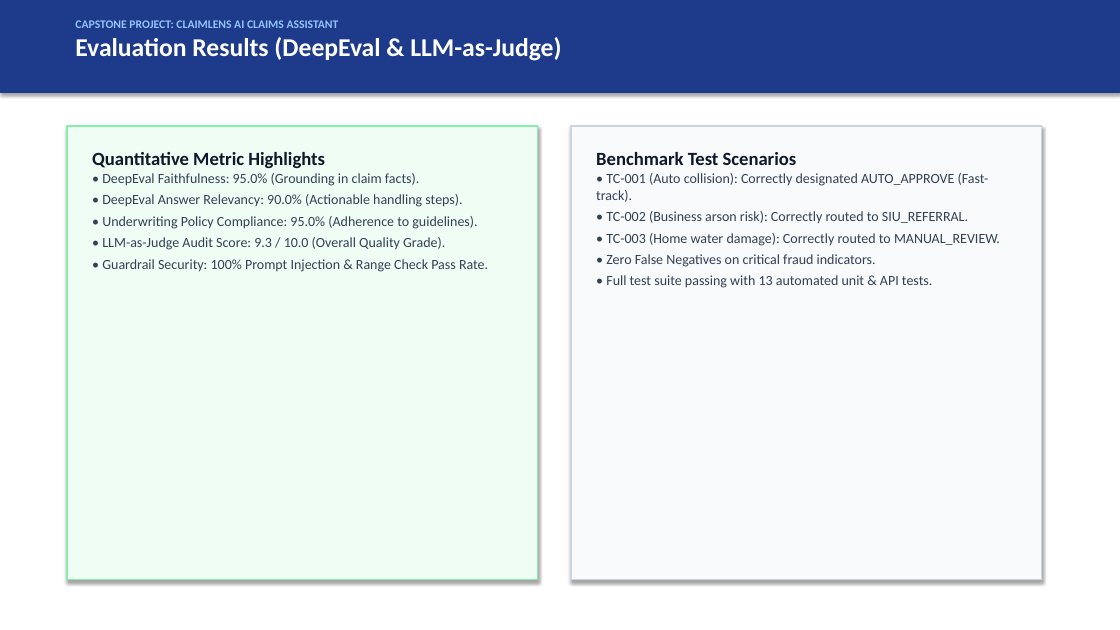
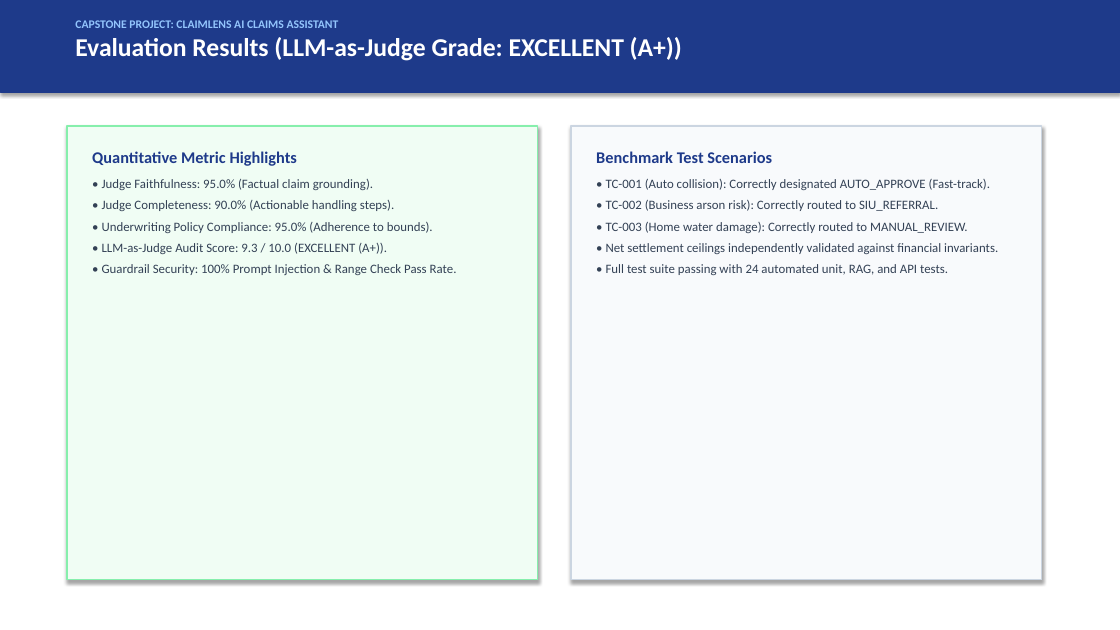
Before and after one commit to Ayushk3001/claimlens, a slide deck: slide 6 of presentation/Project_Presentation.pptx. Drawn at 1120x630 pixels with LibreOffice and Linux fonts; fonts in the diff are those of the drawing. Boxes give left, top, right and bottom in pixels: in the first picture for what was removed or moved away, otherwise in the second. Text is boxed around its words. In the diff, an @@ line names an element or a change of style, - is before the commit and + after.

Commit message:
Fix latency benchmark, synchronize deliverables, and harden evaluation invariants
- Implement ClaimVectorStore.search_by_vector with strict 1536-D array and finite numeric validation
- Decouple isolated vector cosine search from external API embedding latency in benchmark_latency.py
- Enforce universal settlement ceiling and TC-003 loss amount floor across evaluation harness
- Eliminate hardcoded deliverable metrics by dynamically parsing Evaluation_Summary.json and latency_benchmark.json
- Add unit tests for vector validation, deterministic ranking, and evaluation invariants (32 passing tests)
- Regenerate all submission PDFs, PPTX deck, and packaging archive

```diff
--- a/presentation/Project_Presentation.pptx
+++ b/presentation/Project_Presentation.pptx
@@ text at (x1=75, y1=37, x2=682, y2=61): text changed @@
-Evaluation Results (DeepEval & LLM-as-Judge)
+Evaluation Results (LLM-as-Judge Grade: EXCELLENT (A+))
@@ text at (x1=92, y1=151, x2=457, y2=275): size 16 to 14 pt, text colour #0F172A to #1E3A8A in "Quantitative Metric Highlights"; size 12 to 11 pt in "• Guardrail Security: 100% Prompt Injection & ..."; more space between paragraphs @@
@@ text at (x1=102, y1=179, x2=433, y2=254): text changed; size 12 to 11 pt @@
-• DeepEval Faithfulness: 95.0% (Grounding in claim facts).
-• DeepEval Answer Relevancy: 90.0% (Actionable handling steps).
-• Underwriting Policy Compliance: 95.0% (Adherence to guidelines).
-• LLM-as-Judge Audit Score: 9.3 / 10.0 (Overall Quality Grade).
+• Judge Faithfulness: 95.0% (Factual claim grounding).
+• Judge Completeness: 90.0% (Actionable handling steps).
+• Underwriting Policy Compliance: 95.0% (Adherence to bounds).
+• LLM-as-Judge Audit Score: 9.3 / 10.0 (EXCELLENT (A+)).
@@ text at (x1=596, y1=151, x2=990, y2=233): size 16 to 14 pt, text colour #0F172A to #1E3A8A in "Benchmark Test Scenarios"; size 12 to 11 pt in "• TC-001 (Auto collision): Correctly designated AUTO_APPROVE ...", "• TC-002 (Business arson risk): Correctly routed ...", "• TC-003 (Home water damage): Correctly routed ..."; more space between paragraphs @@
@@ text at (x1=606, y1=243, x2=998, y2=275): text changed; size 12 to 11 pt @@
-• Zero False Negatives on critical fraud indicators.
-• Full test suite passing with 13 automated unit & API tests.
+• Net settlement ceilings independently validated against financial invariants.
+• Full test suite passing with 24 automated unit, RAG, and API tests.
```
Also in this commit, not shown: 5 other slides changed, 1 slide added, 1 slide removed, 17 other files.
